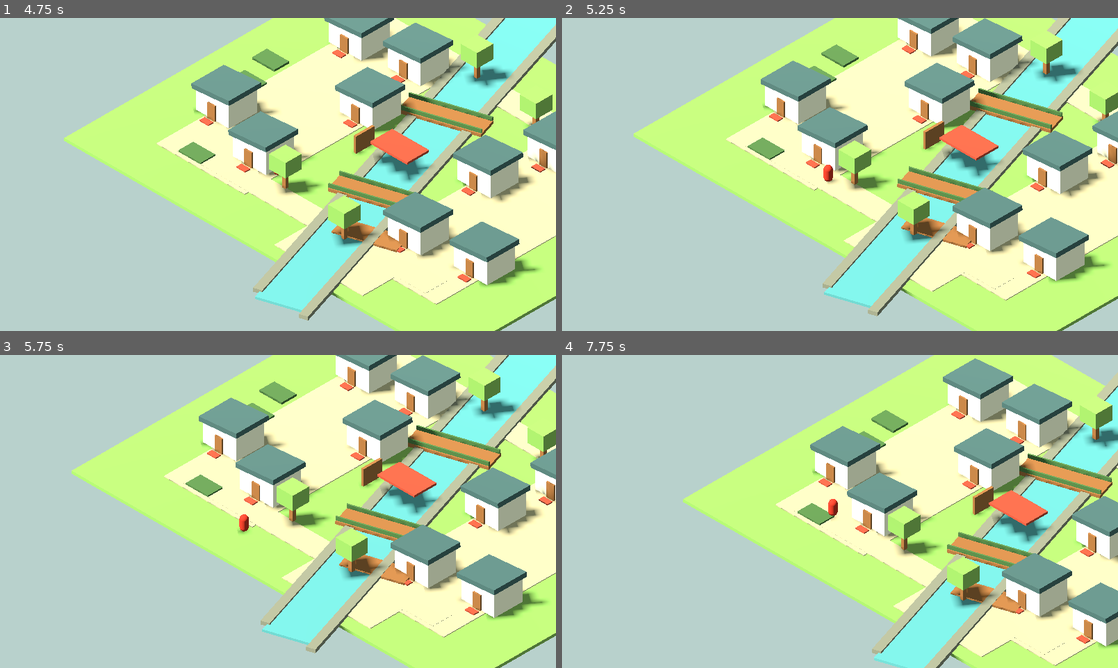
Above: before the commit, frames 1-4 (two rows, left to right).
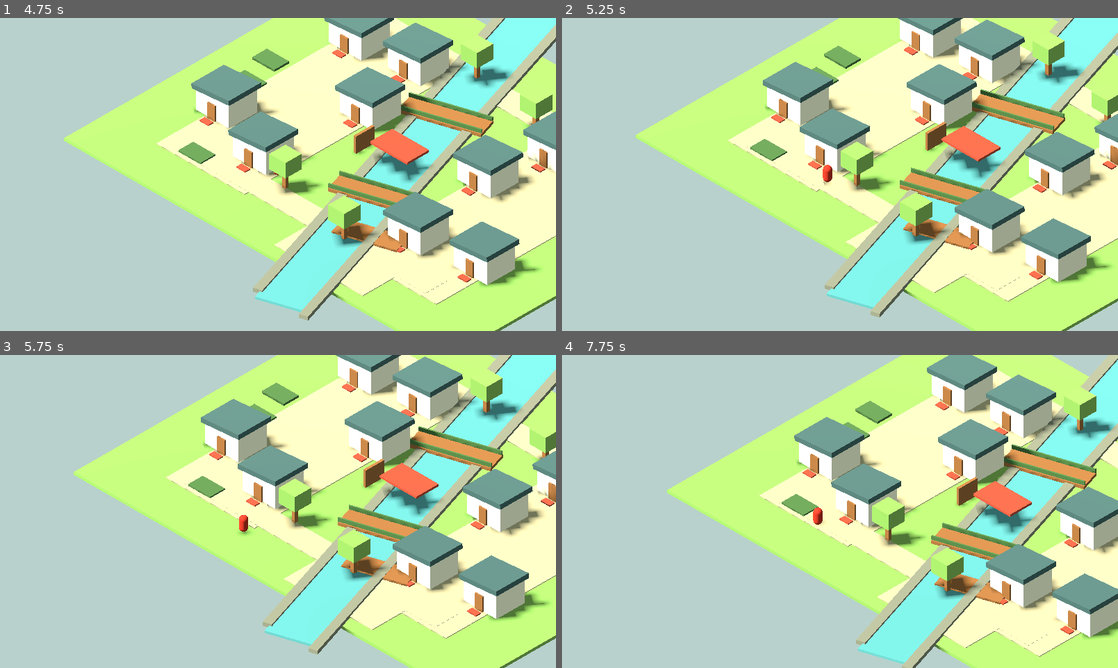
Above: after the commit, the same moments.

Repository: nanzi-dev/tinglan-town
Game: Godot game, scene res://scenes/main.tscn
Two runs of this game, one before a commit and one after it. Both use one fixed random seed, a clock stepped at 60 frames per second and the inputs below.
Inputs (mouse positions are in pixels of both pictures, inside the frame that each line leads up to):
- Up to frame 1 (4.75 s): tap Enter at 0.5 s; move the mouse to (400, 158) at 0.52 s; hold D (move_right) 0.53-1.25 s; tap E (interact) at 0.6 s; click (400, 158) at 0.67 s; drag from (166, 190) to (250, 237) at 1.27 s; move the mouse to (333, 105) at 2.02 s; hold D (move_right) 2.03-2.75 s; hold Shift 2.03-2.75 s; drag from (250, 237) to (111, 127) at 2.77 s; move the mouse to (444, 221) at 3.52 s; hold A (move_left) 3.53-4.25 s; tap Ctrl at 3.6 s; tap Space at 4.25 s; drag from (111, 127) to (194, 96) at 4.27 s
- Up to frame 2 (5.25 s): move the mouse to (867, 174) at 5.02 s; hold S (move_down) from 5.03 s (still down); tap E (interact) at 5.1 s; click (867, 174) at 5.17 s
- Up to frame 3 (5.75 s): keep holding S (move_down)
- Up to frame 4 (7.75 s): release S (move_down) at 5.75 s; drag from (756, 433) to (728, 527) at 5.77 s; move the mouse to (962, 495) at 6.52 s; hold W (move_up) 6.53-7.25 s; hold Shift 6.53-7.25 s; drag from (728, 527) to (812, 574) at 7.27 s

Frame 1 is identical in both runs. In frame 2, 8.7% of the frame differs, in the area x 12-100%, y 0-100%; in frame 3, 8.7%; in frame 4, 31%, in the area x 18-100%, y 0-100%.

Commit message:
fix: preserve navigation boundary sliding

Diff:
--- a/scripts/actors/player_controller.gd
+++ b/scripts/actors/player_controller.gd
@@ -113,11 +113,34 @@
 
 
 func _move_and_constrain_to_navigation() -> void:
+	var requested_velocity := velocity
 	var previous_position := global_position
 	move_and_slide()
 	var navigation_map := get_world_3d().navigation_map
 	if NavigationServer3D.map_get_iteration_id(navigation_map) == 0:
 		return
+	if _is_on_navigation(navigation_map):
+		return
+
+	global_position = previous_position
+	var accepted_velocity := Vector3.ZERO
+	for axis_velocity in [
+		Vector3(requested_velocity.x, 0.0, 0.0),
+		Vector3(0.0, 0.0, requested_velocity.z),
+	]:
+		if axis_velocity.is_zero_approx():
+			continue
+		var axis_start := global_position
+		velocity = axis_velocity
+		move_and_slide()
+		if _is_on_navigation(navigation_map):
+			accepted_velocity += axis_velocity
+		else:
+			global_position = axis_start
+	velocity = accepted_velocity
+
+
+func _is_on_navigation(navigation_map: RID) -> bool:
 	var closest_point := NavigationServer3D.map_get_closest_point(
 		navigation_map,
 		global_position,
@@ -126,7 +149,4 @@
 		closest_point.x,
 		closest_point.z,
 	).distance_to(Vector2(global_position.x, global_position.z))
-	if horizontal_distance <= navigation_tolerance:
-		return
-	global_position = previous_position
-	velocity = Vector3.ZERO
+	return horizontal_distance <= navigation_tolerance
--- a/tests/integration/test_player_navigation.gd
+++ b/tests/integration/test_player_navigation.gd
@@ -151,6 +151,50 @@
 	assert_true(_town.is_point_navigable(_player.global_position))
 
 
+func test_keyboard_movement_slides_along_a_building_navigation_boundary() -> void:
+	if _player == null or _town == null:
+		return
+	var walls := _town.get_node_or_null(
+		"Districts/WestLife/PlayerHome/Walls",
+	) as CSGBox3D
+	assert_not_null(walls)
+	if walls == null:
+		return
+
+	var start := Vector3(
+		walls.global_position.x,
+		0.05,
+		walls.global_position.z + walls.size.z * 0.5 + 0.7,
+	)
+	_player.global_position = start
+	assert_true(_town.is_point_navigable(start))
+
+	Input.action_press("move_up")
+	Input.action_press("move_right")
+	await wait_physics_frames(30)
+	Input.action_release("move_up")
+	Input.action_release("move_right")
+
+	var walls_local_position := walls.to_local(_player.global_position)
+	assert_gte(
+		walls_local_position.z,
+		walls.size.z * 0.5 + 0.45,
+		"Sliding must preserve the navigation agent's building margin.",
+	)
+	assert_true(_town.is_point_navigable(_player.global_position))
+	var tangential_distance := _player.global_position.x - start.x
+	assert_gt(
+		tangential_distance,
+		1.5,
+		"Diagonal input must retain its legal tangential movement.",
+	)
+	assert_lt(
+		tangential_distance,
+		2.3,
+		"Boundary sliding must not boost diagonal input to full axis speed.",
+	)
+
+
 func test_keyboard_movement_can_cross_the_real_bridge() -> void:
 	if _player == null or _town == null:
 		return
